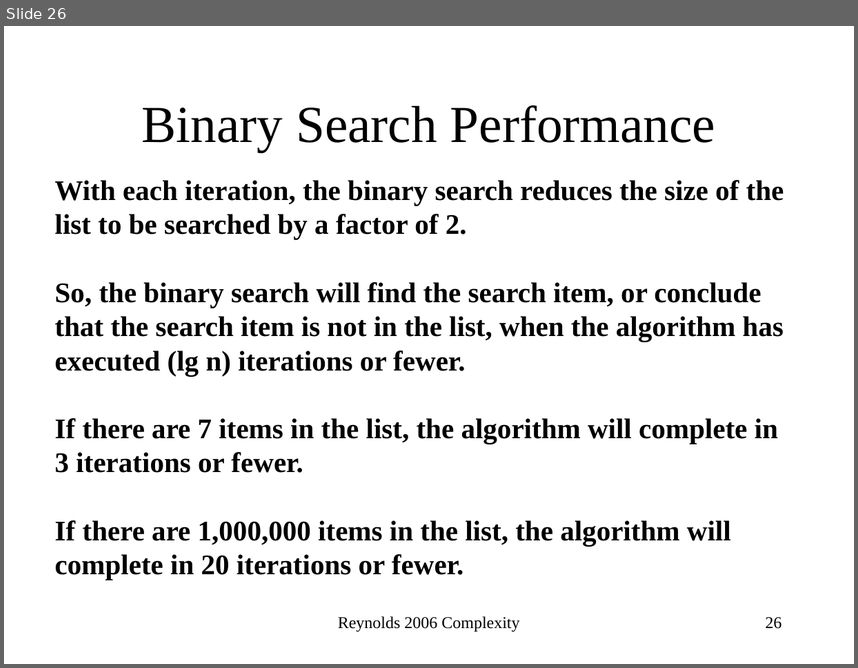
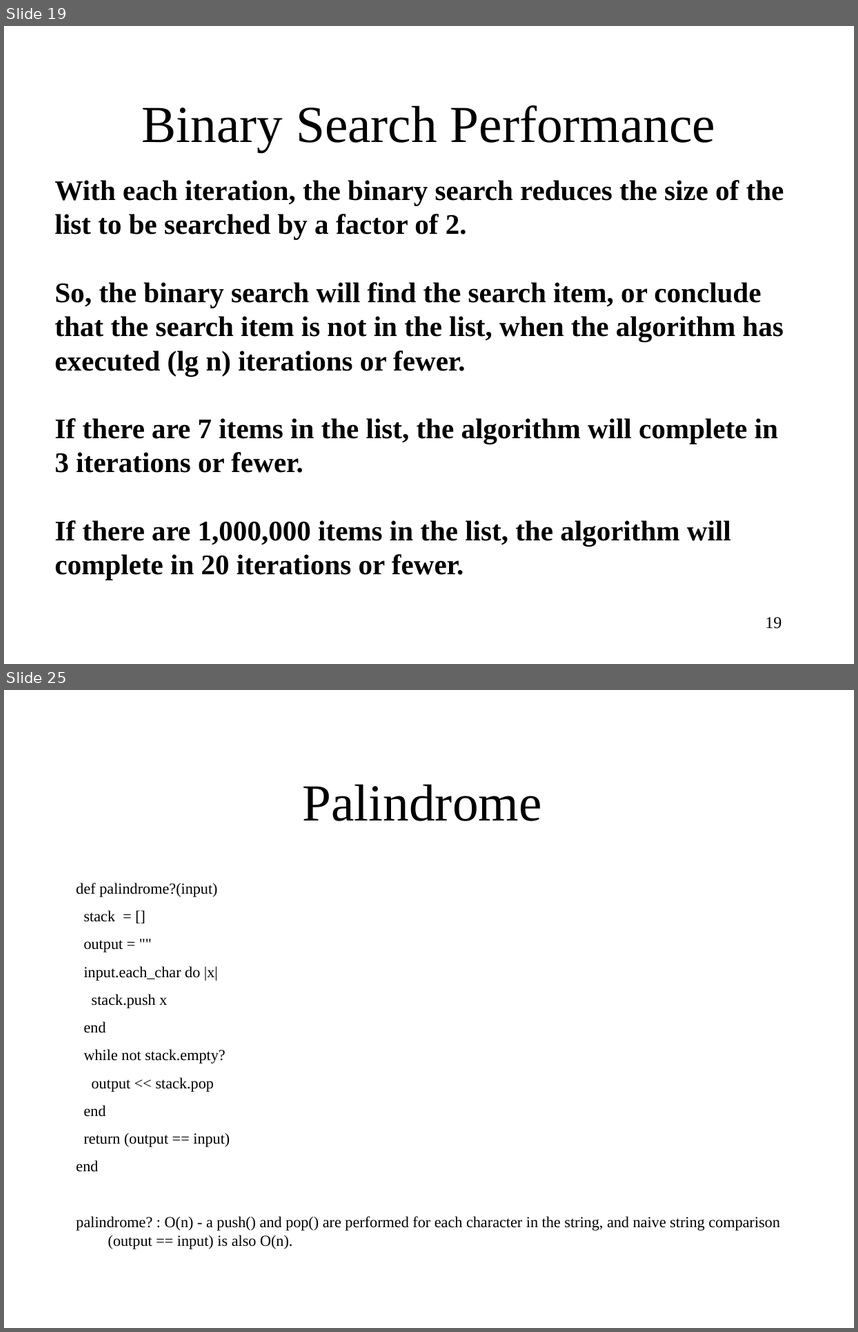
Before and after one commit to kartikshahc/testing, a slide deck: ComplexityAnalysis.ppt. Shown one above the other, each under a label of ours: slide 26 before the commit, slides 19 and 25 after it; the slides between them are not shown. The pictures are 858x668 and 858x1332 pixels, drawn with LibreOffice and Linux fonts; fonts in the diff are those of the drawing. Boxes give left, top, right and bottom in pixels: in the first picture for what was removed or moved away, otherwise in the second. Text is boxed around its words. In the diff, an @@ line names an element or a change of style, - is before the commit and + after.

```diff
--- a/ComplexityAnalysis.ppt
+++ b/ComplexityAnalysis.ppt
@@ slide 25 added at [4, 690, 854, 1328], background #FFFFFF @@
@@ title added at [303, 784, 542, 821], 44 pt, text #000000 @@
+Palindrome
@@ text added at [76, 883, 780, 1249], 12.9 pt, text #000000 @@
+def palindrome?(input)
+stack = []
+output = ""
+input.each_char do |x|
+stack.push x
+end
+while not stack.empty?
+output << stack.pop
+end
+return (output == input)
+end
+palindrome? : O(n) - a push() and pop() are performed for each character in the string, and naive string comparison (output == input) is also O(n).
@@ what was slide 26 is now slide 19 @@
@@ slide 19 changed as well @@
@@ text removed at [338, 616, 519, 631] @@
-Reynolds 2006 Complexity
@@ page number at [765, 617, 782, 628]: text changed @@
-26
+19
```
Also in this commit, not shown: 12 other slides changed, 13 other slides added, 14 slides removed, 3 other files.
